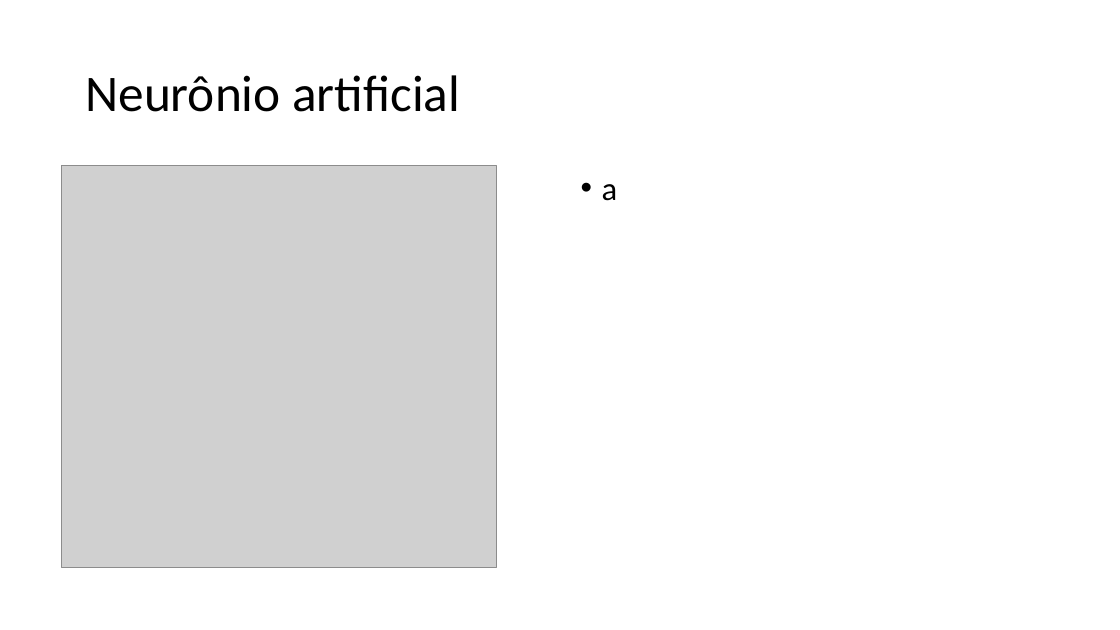
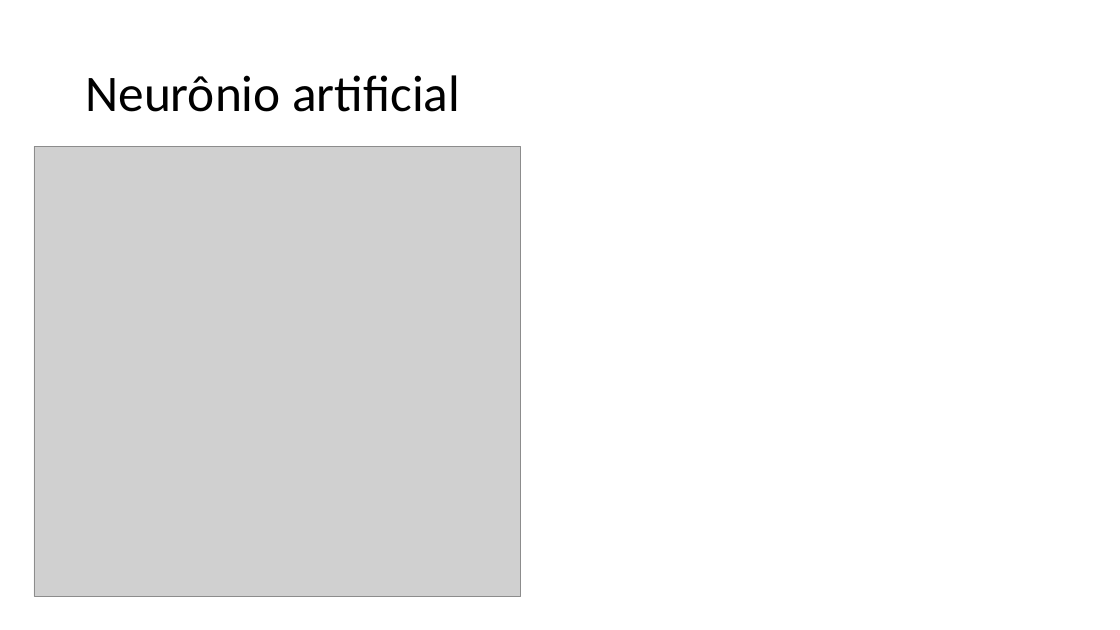
Before and after one commit to zz4fap/tp557-iot-ml, a slide deck: slide 9 of slides/TP557_3_Desafios_do_TinyML_machine_learning.pptx. Drawn at 1120x630 pixels with LibreOffice and Linux fonts; fonts in the diff are those of the drawing; grey boxes stand for pictures. Boxes give left, top, right and bottom in pixels: in the first picture for what was removed or moved away, otherwise in the second. Text is boxed around its words. In the diff, an @@ line names an element or a change of style, - is before the commit and + after.

```diff
--- a/slides/TP557_3_Desafios_do_TinyML_machine_learning.pptx
+++ b/slides/TP557_3_Desafios_do_TinyML_machine_learning.pptx
@@ picture: place and size @@
-picture at bbox=[61, 166, 497, 567]
+picture at bbox=[34, 146, 521, 597]
@@ text removed at bbox=[602, 184, 618, 201] @@
-• a
```
Also in this commit, not shown: 4 other slides changed, 3 slides added, 4 slides removed, 3 other files.
